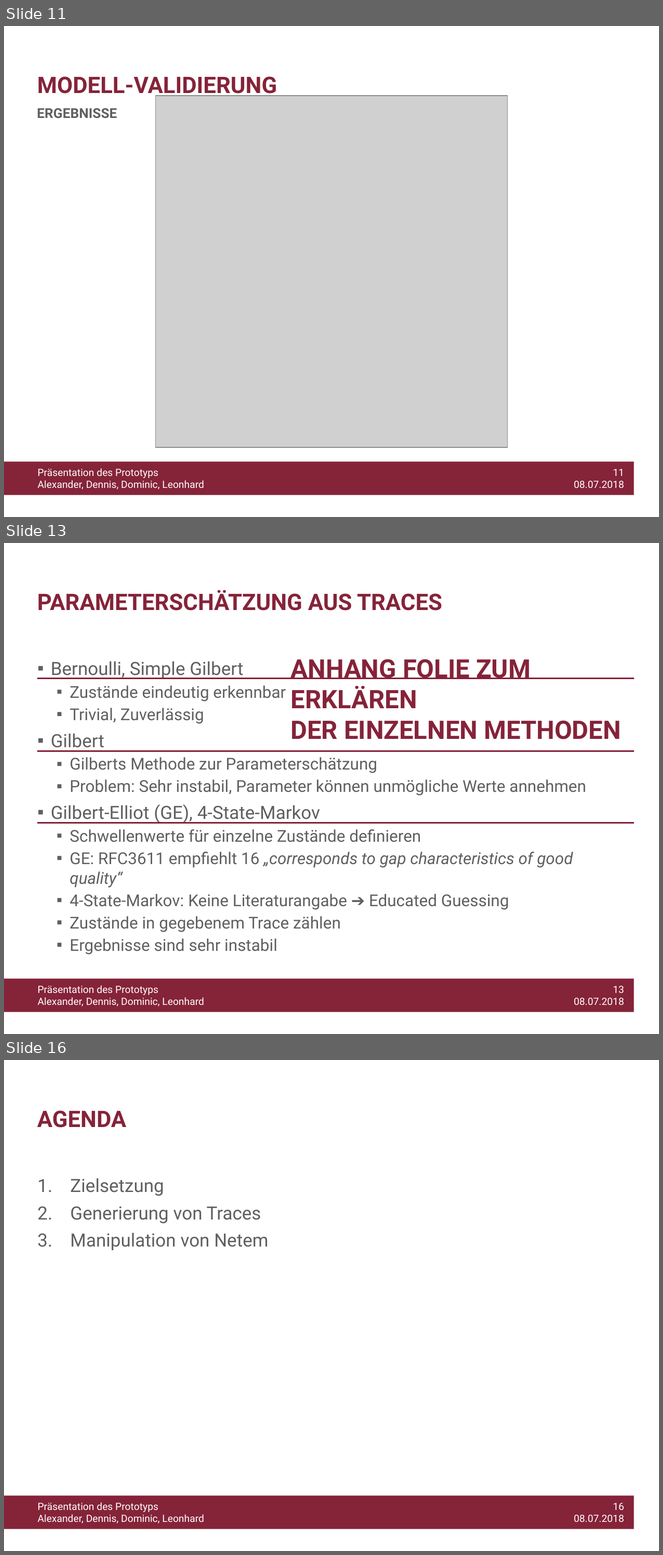
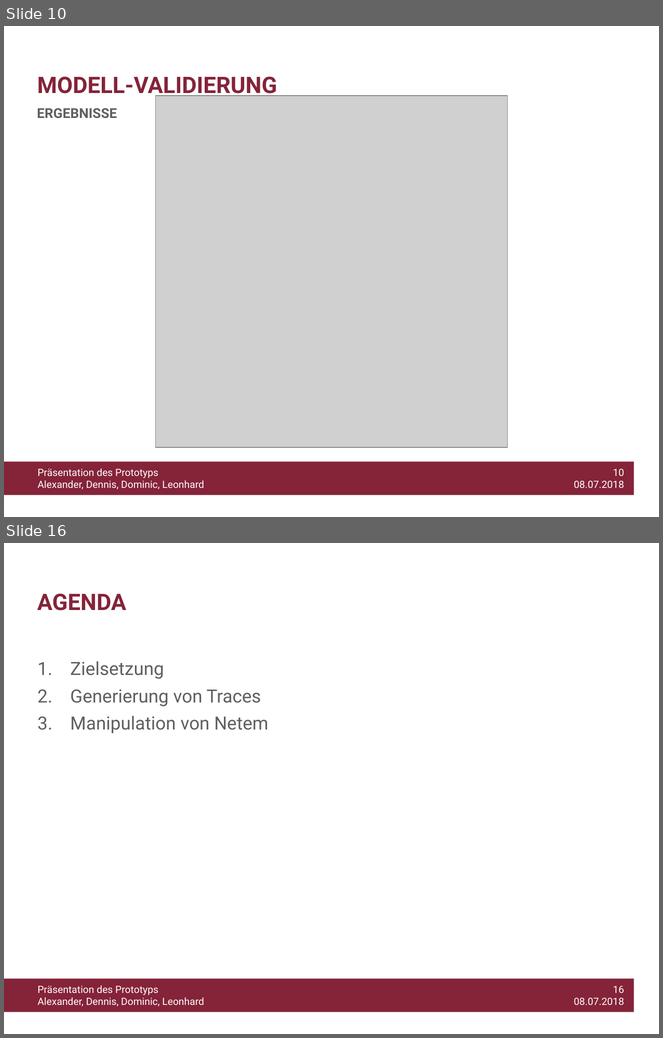
Before and after one commit to WiLEProjekt/Prototyp, a slide deck: Prototyp_Präsentation.pptx. Shown one above the other, each under a label of ours: slides 11, 13 and 16 before the commit, slides 10 and 16 after it; the slides between them are not shown. The pictures are 663x1555 and 663x1038 pixels, drawn with LibreOffice and Linux fonts; fonts in the diff are those of the drawing; grey boxes stand for pictures; background and template pictures are left out. Boxes give left, top, right and bottom in pixels: in the first picture for what was removed or moved away, otherwise in the second. Text is boxed around its words. In the diff, an @@ line names an element or a change of style, - is before the commit and + after.

```diff
--- a/Prototyp_Präsentation.pptx
+++ b/Prototyp_Präsentation.pptx
@@ slide 13 removed at box(4, 543, 659, 1034), background #FFFFFF; not listed: 3 template elements that a slide beside it also shows @@
@@ title removed at box(37, 590, 442, 611) @@
-PARAMETERSCHÄTZUNG AUS TRACES
@@ text removed at box(51, 661, 586, 955) @@
-▪ Bernoulli, Simple Gilbert
-  ▪ Zustände eindeutig erkennbar
-  ▪ Trivial, Zuverlässig
-▪ Gilbert
-  ▪ Gilberts Methode zur Parameterschätzung
-  ▪ Problem: Sehr instabil, Parameter können unmögliche Werte annehmen
-▪ Gilbert-Elliot (GE), 4-State-Markov
-  ▪ Schwellenwerte für einzelne Zustände definieren
-  ▪ GE: RFC3611 empfiehlt 16 „corresponds to gap characteristics of good quality“
-  ▪ 4-State-Markov: Keine Literaturangabe ➔ Educated Guessing
-  ▪ Zustände in gegebenem Trace zählen
-  ▪ Ergebnisse sind sehr instabil
@@ text removed at box(291, 659, 621, 740) @@
-ANHANG FOLIE ZUM ERKLÄREN
-DER EINZELNEN METHODEN
@@ line removed from (37, 679) to (634, 679) @@
@@ line removed from (37, 752) to (634, 752) @@
@@ line removed from (37, 823) to (634, 823) @@
@@ what was slide 11 is now slide 10 @@
@@ text at box(574, 469, 624, 488): text changed @@
-11
-08.07.2018
+10
+08.07.2018
```
Also in this commit, not shown: 10 slides changed, 2 slides added, 1 other slide removed.
